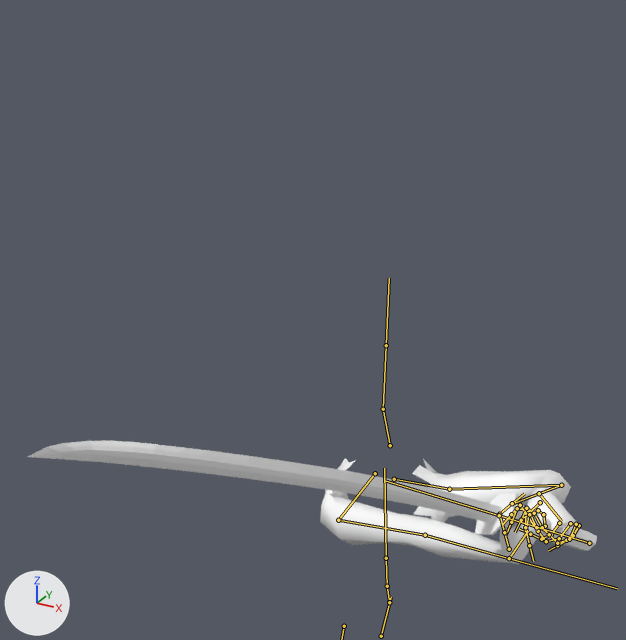
The FBX model Assets/Models/Rigs/RigWithKatana.fbx, before and after one commit.
Rendered twice from a 50 mm lens placed at (5.81, -13.32, 22.05), pointed at (0.04, -2.83, 16.81). The axes (+X, +Y, +Z) are drawn at lower left. The lights are the same throughout. Both versions are drawn at frame 61 of the action 'Rig|Uppercut'; the numbers are the values there. The bones that bend it are drawn over the model as lines.

The first picture shows 'Circle.004', 'Rig:Female1605'.
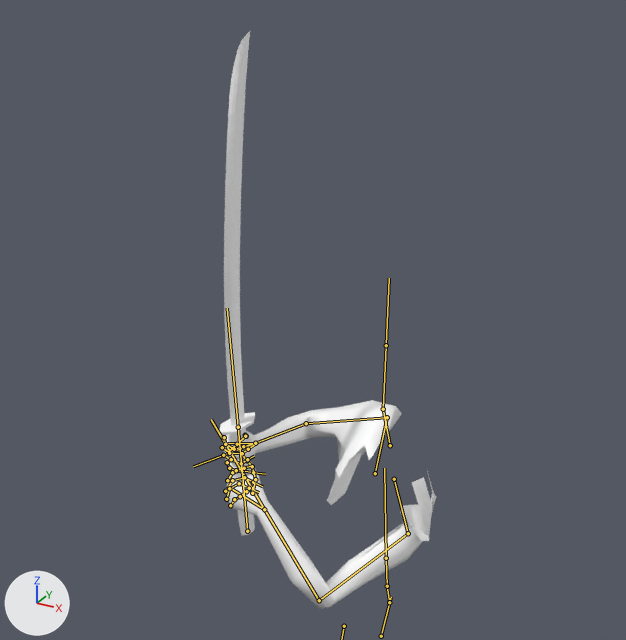
Where the change shows, as pixel boxes (x1, y1, x2, y2) in the pictures (626 x 640 px):
```json
{"object": "Rig:Female1605", "change": "posed", "before": [320, 458, 580, 564], "after": [223, 400, 436, 609], "on screen": "18% narrower, 96% taller"}
{"object": "Circle.004", "change": "posed", "before": [28, 441, 597, 551], "after": [219, 31, 255, 535], "on screen": "94% narrower, 355% taller"}
{"bone": "clavicle_l", "before": "(394, 479) to (449, 489)", "after": "(394, 479) to (408, 533)"}
{"bone": "upperarm_l", "before": "(449, 489) to (561, 485)", "after": "(408, 533) to (319, 600)"}
{"bone": "lowerarm_l", "before": "(561, 485) to (539, 493)", "after": "(319, 600) to (264, 509)"}
{"bone": "clavicle_r", "before": "(375, 473) to (338, 520)", "after": "(375, 473) to (387, 417)"}
{"bone": "upperarm_r", "before": "(338, 520) to (425, 535)", "after": "(387, 417) to (306, 423)"}
{"bone": "lowerarm_r", "before": "(425, 535) to (509, 558)", "after": "(306, 423) to (255, 443)"}
{"bone": "hand_l.001", "before": "(539, 493) to (539, 493)", "after": "(264, 509) to (264, 509)"}
{"bone": "hand_r.001", "before": "(509, 558) to (509, 559)", "after": "(255, 443) to (255, 442)"}
{"bone": "Bone", "before": "(589, 543) to (499, 515)", "after": "(247, 531) to (238, 427)"}
```

Edits to the scene script, one JSON object a line:
```json
{"block": "bone_clavicle_l", "where": "bone_clavicle_l = bpy.data.objects['Rig'].pose.bones['clavicle_l']  # child of 'spine_03'"}
{"op": "set", "path": "bone_clavicle_l.rotation_quaternion", "old": "(0.98, -0.177, -0.088, -0.014)", "new": "(0.852, 0.14, 0.134, -0.485)", "note": "degrees (-21, -10, 0) -> degrees (7, 21, -58)"}
{"block": "bone_upperarm_l", "where": "bone_upperarm_l = bpy.data.objects['Rig'].pose.bones['upperarm_l']  # child of 'clavicle_l'"}
{"op": "set", "path": "bone_upperarm_l.rotation_quaternion", "old": "(0.671, 0.35, -0.117, 0.643)", "new": "(0.846, 0.418, 0.226, 0.24)", "note": "degrees (24, -37, 80) -> degrees (56, 10, 37)"}
{"block": "bone_lowerarm_l", "where": "bone_lowerarm_l = bpy.data.objects['Rig'].pose.bones['lowerarm_l']  # child of 'upperarm_l'"}
{"op": "set", "path": "bone_lowerarm_l.rotation_quaternion", "old": "(0.806, 0.584, -0.004, -0.099)", "new": "(0.745, 0.582, 0.106, -0.308)", "note": "degrees (71, 6, -10) -> degrees (70, 31, -23)"}
{"block": "bone_clavicle_r", "where": "bone_clavicle_r = bpy.data.objects['Rig'].pose.bones['clavicle_r']  # child of 'spine_03'"}
{"op": "set", "path": "bone_clavicle_r.rotation_quaternion", "old": "(0.768, 0.429, 0.154, 0.451)", "new": "(0.741, -0.314, 0.152, -0.573)", "note": "degrees (54, -9, 56) -> degrees (-40, -8, -73)"}
{"block": "bone_upperarm_r", "where": "bone_upperarm_r = bpy.data.objects['Rig'].pose.bones['upperarm_r']  # child of 'clavicle_r'"}
{"op": "set", "path": "bone_upperarm_r.rotation_quaternion", "old": "(0.888, 0.348, 0.145, 0.263)", "new": "(0.969, 0.167, -0.043, 0.175)", "note": "degrees (44, 4, 35) -> degrees (18, -8, 19)"}
{"block": "bone_lowerarm_r", "where": "bone_lowerarm_r = bpy.data.objects['Rig'].pose.bones['lowerarm_r']  # child of 'upperarm_r'"}
{"op": "set", "path": "bone_lowerarm_r.rotation_quaternion", "old": "(0.996, -0.082, -0.041, -0.023)", "new": "(0.729, 0.685, 0.015, 0.015)", "note": "degrees (-9, -5, -2) -> degrees (86, 0, 2)"}
{"block": "bone_hand_l_001", "where": "bone_hand_l_001 = bpy.data.objects['Rig'].pose.bones['hand_l.001']"}
{"op": "set", "path": "bone_hand_l_001.location", "old": "(0.53, 0.79, 5.53)", "new": "(1.28, -4.23, 3.94)"}
{"op": "set", "path": "bone_hand_l_001.rotation_quaternion", "old": "(0.789, 0.527, -0.317, -0.005)", "new": "(0.514, -0.505, -0.428, -0.545)", "note": "degrees (74, -30, -23) -> degrees (-23, -82, -73)"}
{"block": "bone_hand_r_001", "where": "bone_hand_r_001 = bpy.data.objects['Rig'].pose.bones['hand_r.001']"}
{"op": "set", "path": "bone_hand_r_001.location", "old": "(-1.83, -5.42, 5.17)", "new": "(-0.38, 0.26, 4.83)"}
{"op": "set", "path": "bone_hand_r_001.rotation_quaternion", "old": "(0.202, -0.926, 0.282, 0.15)", "new": "(0.672, 0.057, 0.733, -0.089)", "note": "degrees (-162, 23, -30) -> degrees (33, 96, 21)"}
{"block": "bone_bone", "where": "bone_bone = bpy.data.objects['Rig'].pose.bones['Bone']"}
{"op": "set", "path": "bone_bone.location", "old": "(5.74, 6.89, -1.74)", "new": "(-0.82, 5.19, -0.96)"}
{"op": "set", "path": "bone_bone.rotation_quaternion", "old": "(0.371, -0.067, 0.811, 0.447)", "new": "(0.993, -0.009, -0.114, 0.006)", "note": "degrees (-64, 139, -17) -> degrees (-1, -13, 1)"}
```
